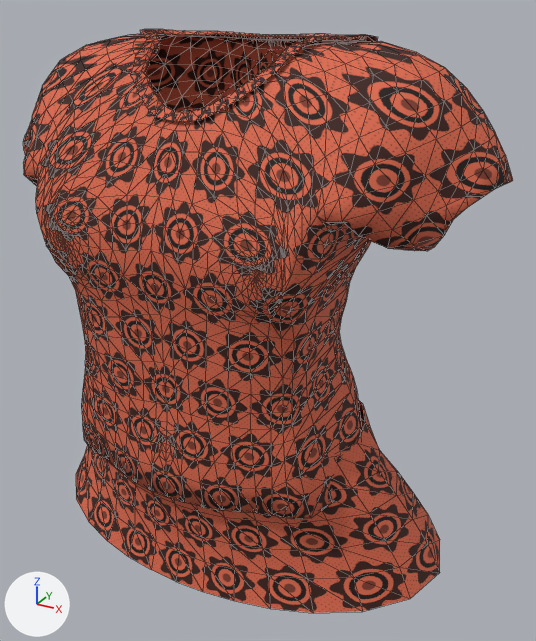
The glTF model client/public/assets/characters/prototype/parts/top_kaba_female.glb: old version first, new version second.
Both versions are drawn from a 50 mm lens placed at (0.401, -0.686, 1.431), pointed at (0.03, -0.011, 1.093). Every picture has the same lights, and +X, +Y and +Z are marked at lower left. The older version comes first. Mesh edges are drawn as thin lines. Vertices at exactly the same position are counted once.

Objects in the first picture: 'AWD_W_top_kaba_l0'.
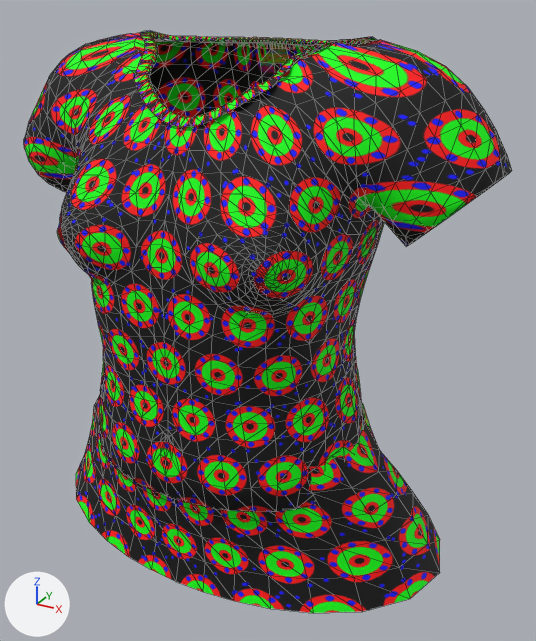
Changed parts and their boxes [x1, y1, x2, y2] in the pictures (536 x 641 px; the box of a moved part takes in the faces that stretch with it):
'AWD_W_top_kaba_l0', reshaped: before [23, 29, 513, 613]; after [24, 31, 512, 613]
part 1 of me_awd_w_top_kaba_l0, moved or reshaped: before [23, 29, 510, 523]; after [24, 31, 512, 523]
part 2 of me_awd_w_top_kaba_l0, surface changed: before [23, 35, 513, 519]; after [27, 36, 507, 512]
part 3 of me_awd_w_top_kaba_l0, recoloured: [24, 31, 510, 613] in both

The change, as a diff of the scene's bpy script:
```diff
--- a/client/public/assets/characters/prototype/parts/top_kaba_female.glb.py
+++ b/client/public/assets/characters/prototype/parts/top_kaba_female.glb.py
@@ img_awd_ankara_mask @@
+img_awd_ankara_mask = load_image('awd_ankara_mask', '_unpacked/awd_ankara_mask', 512, 512, 'sRGB')
@@ mat_awd_ankara_kaba @@
+mat_awd_ankara_kaba = principled_material('AWD_Ankara_kaba')
+mat_awd_ankara_kaba.texture = img_awd_ankara_mask
+mat_awd_ankara_kaba.roughness = 0.8
@@ me_awd_w_top_kaba_l0 @@
 # used by ob_awd_w_top_kaba_l0; location = (0.0, 0.0, 0.0)
-me_awd_w_top_kaba_l0.from_pydata(...)  # 2015 vertices, 3684 faces; spans x -0.277..0.277, y -0.176..0.141, z 0.83..1.396
+me_awd_w_top_kaba_l0.from_pydata(...)  # 2015 vertices, 3684 faces; spans x -0.274..0.274, y -0.176..0.141, z 0.83..1.395
+# me_awd_w_top_kaba_l0 part 1: 1850 of 2015 vertices moved; they spanned x -0.277..0.277, y -0.176..0.075, z 0.948..1.396 and now span x -0.274..0.274, y -0.176..0.076, z 0.948..1.395; mean shift (0.0, 0.01, -0.001); largest move (-0.14, -0.163, 1.198) -> (-0.147, -0.068, 1.198)
+# me_awd_w_top_kaba_l0 part 2: 1991 kept faces spanning x -0.274..0.274, y -0.175..0.067, z 0.948..1.392 get new texture (UV) coordinates
+# me_awd_w_top_kaba_l0 part 3: 3632 faces spanning x -0.274..0.274, y -0.176..0.141, z 0.83..1.395 switch from mat_awd_fabric_ankara_kaba to mat_awd_ankara_kaba (picture img_awd_ankara_mask)
```
